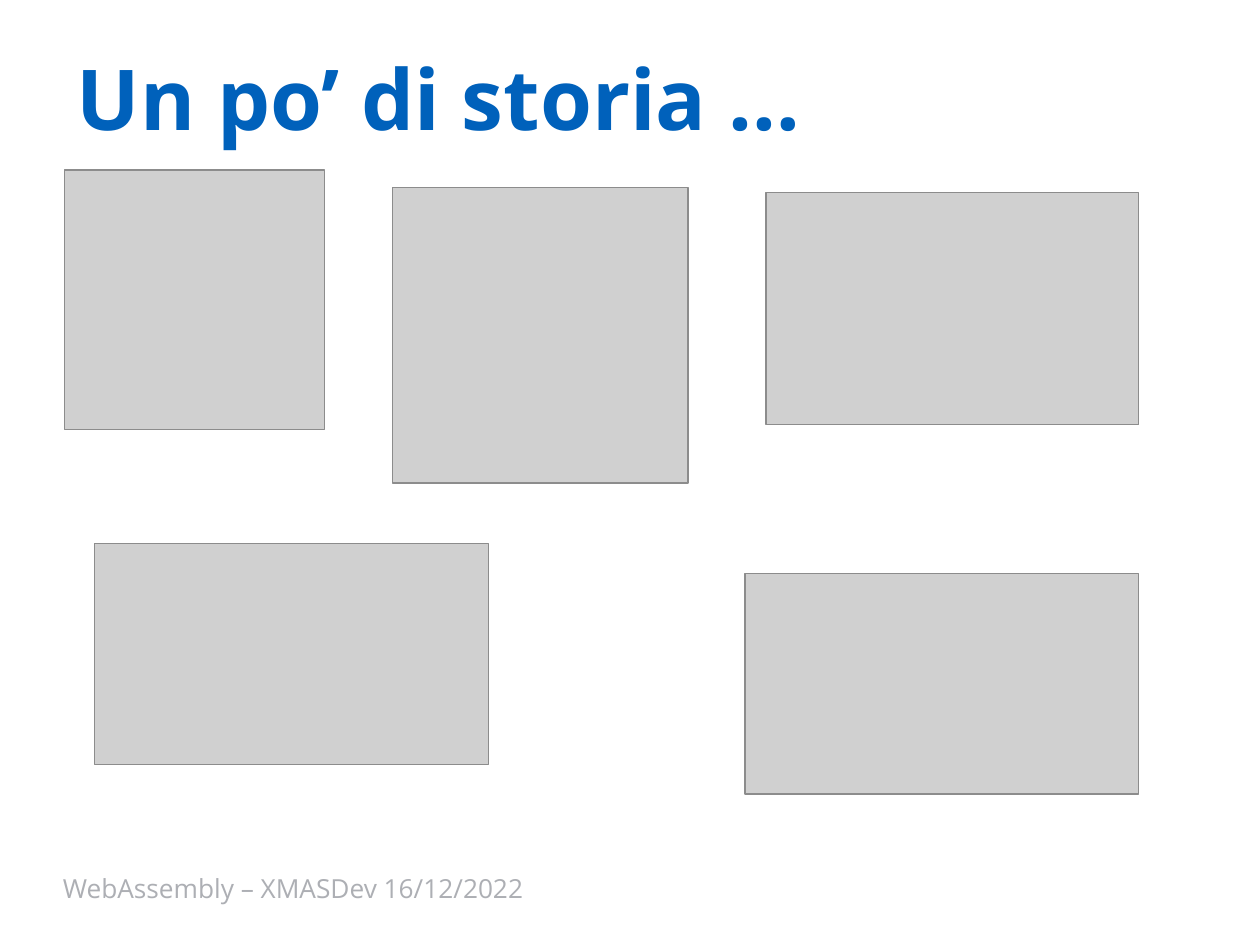
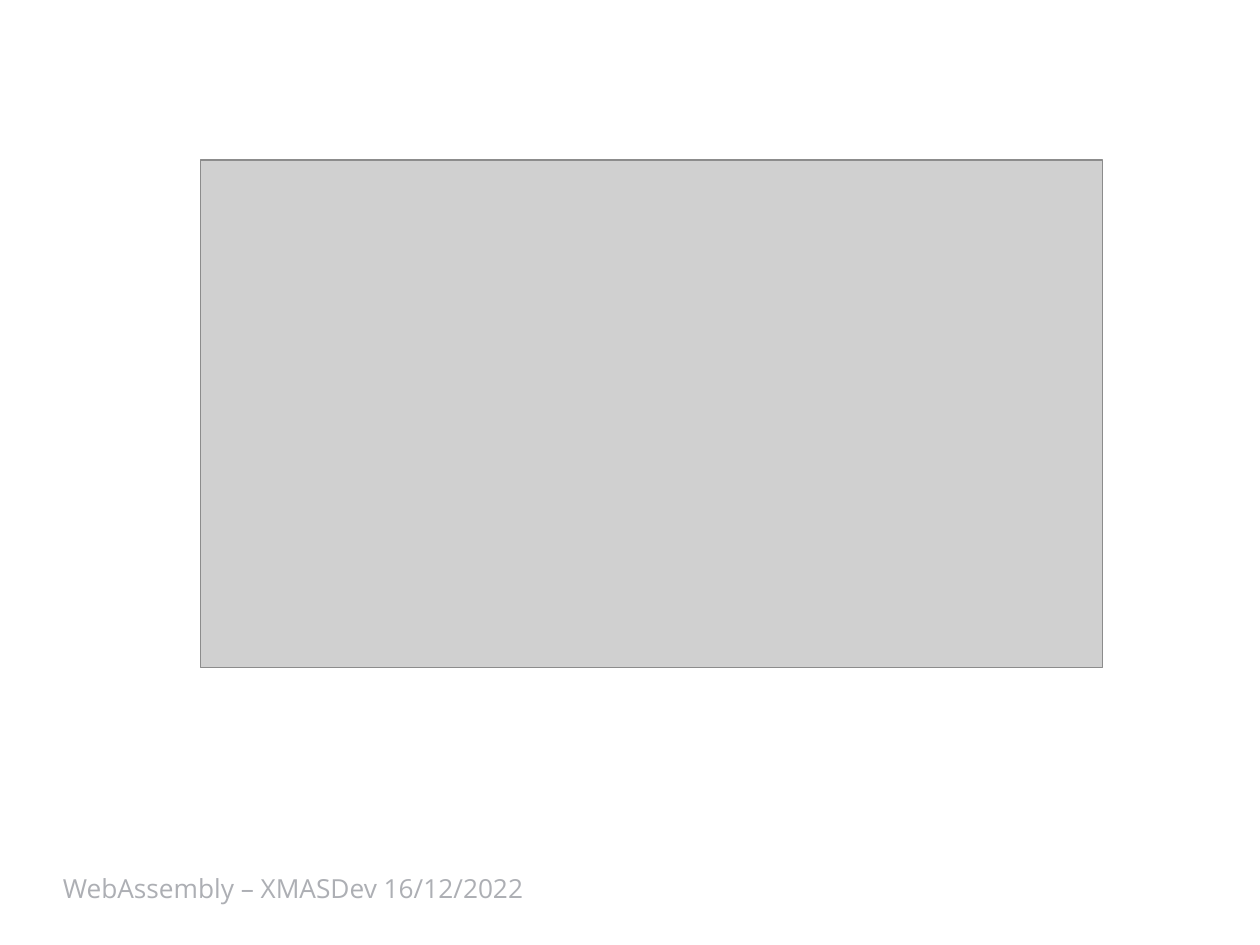
Before and after one commit to Ace68/slide, a slide deck: slide 17 of 2022/XMasDev/WebAssembly.pptx (slide 2 before the commit). Drawn at 1260x945 pixels with LibreOffice and Linux fonts; fonts in the diff are those of the drawing; grey boxes stand for pictures; background and template pictures are left out. Boxes give left, top, right and bottom in pixels: in the first picture for what was removed or moved away, otherwise in the second. Text is boxed around its words. In the diff, an @@ line names an element or a change of style, - is before the commit and + after.

```diff
--- a/2022/XMasDev/WebAssembly.pptx
+++ b/2022/XMasDev/WebAssembly.pptx
@@ title removed at <box>77,66,707,151</box> @@
-Un po’ di storia …
@@ picture removed at <box>64,170,324,430</box> @@
@@ picture added at <box>200,160,1102,668</box> @@
@@ picture removed at <box>393,188,688,483</box> @@
@@ picture removed at <box>766,193,1139,425</box> @@
@@ picture removed at <box>94,544,488,765</box> @@
@@ picture removed at <box>745,573,1138,794</box> @@
```
Also in this commit, not shown: 5 other slides changed, 9 slides added, 3 slides removed, 1 other file.
